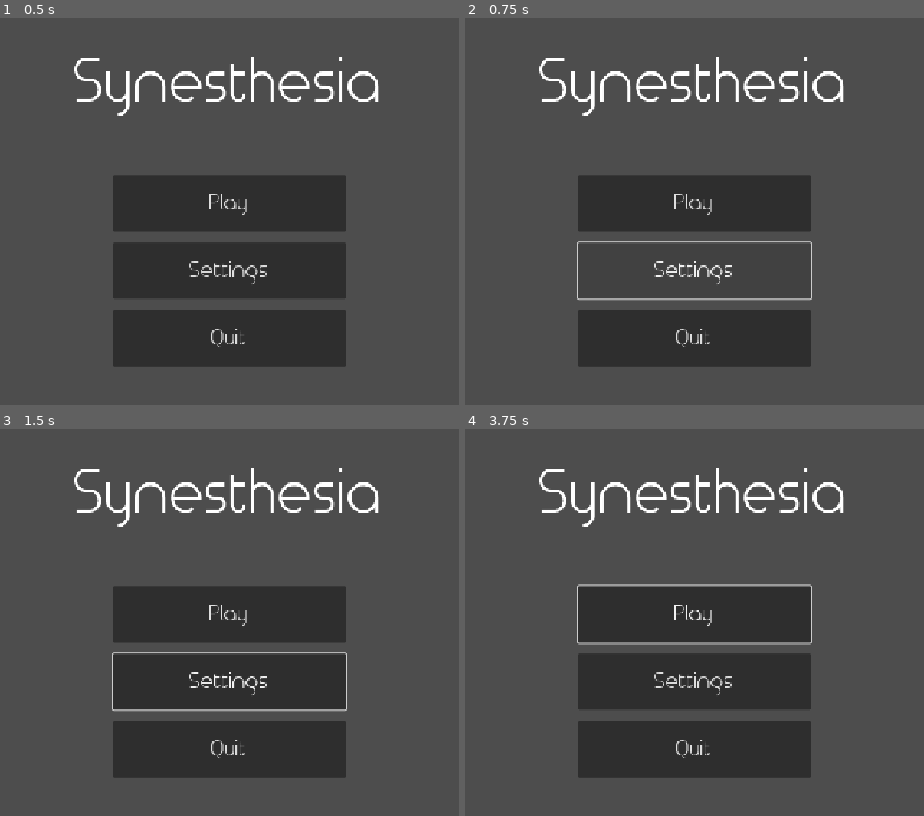
Above: before the commit, frames 1-4 (two rows, left to right).
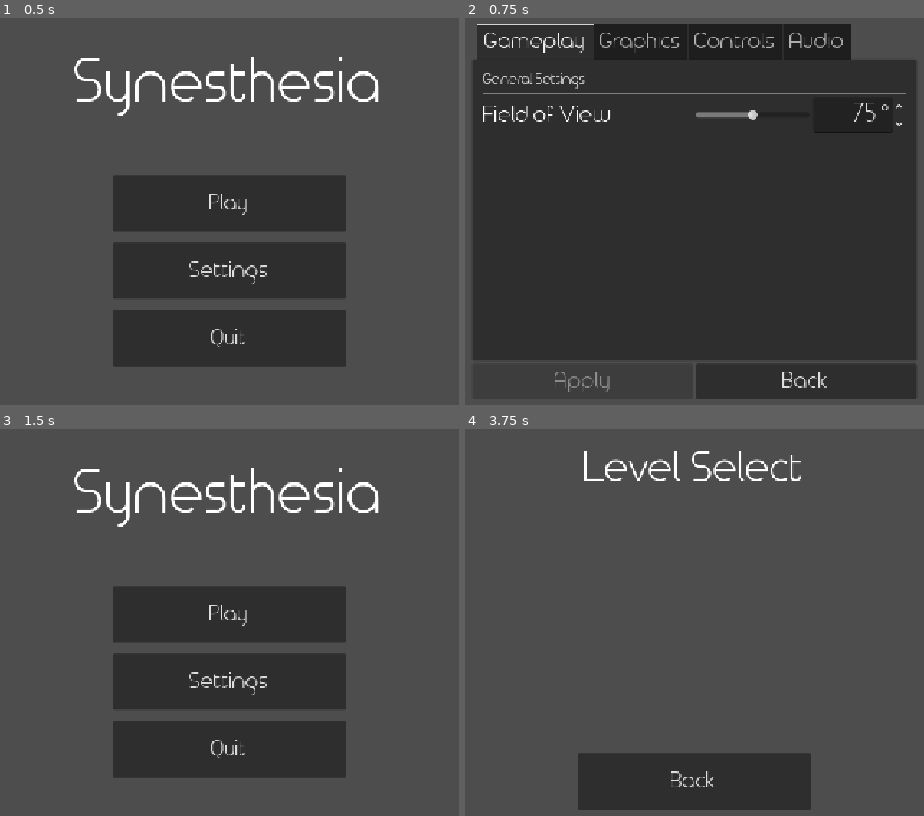
Above: after the commit, the same moments.

Repository: noahwu8888/gmtk-cogs-2025
Game: Godot game, scene res://scenes/main_menu.tscn
Same seed, same stepped clock (60 frames per second), same inputs: the game is played once before the commit and once after it. This scene is started directly instead of the project's main scene. Sound files missing from this copy of the repository are replaced by a short silence.
Inputs (mouse positions are in pixels of both pictures, inside the frame that each line leads up to):
- Up to frame 1 (0.5 s): no input
- Up to frame 2 (0.75 s): click "Settings" at 0.5 s
- Up to frame 3 (1.5 s): click (339, 792) at 1.25 s, where only the run after the commit has a clickable "Back"
- Up to frame 4 (3.75 s): click "Play" at 2 s; click (694, 614) at 2.75 s, where only the run before the commit has a clickable "Play"; tap Enter (ui_accept) at 3.5 s; move the mouse to (868, 599) at 3.52 s; hold D (p1_right) from 3.53 s (still down); tap P at 3.6 s; click (868, 599) at 3.67 s

Frame 1 is identical in both runs. In frame 2, 66% of the frame differs, in the area x 1-99%, y 1-99%; in frame 3, 0.6%; in frame 4, 26%.

Commit message:
Main Menu Almost done

Diff:
--- a/scenes/main_menu.tscn
+++ b/scenes/main_menu.tscn
@@ -1,10 +1,14 @@
-[gd_scene load_steps=6 format=3 uid="uid://bxdusb5l5srlr"]
+[gd_scene load_steps=10 format=3 uid="uid://bxdusb5l5srlr"]
 
 [ext_resource type="Theme" uid="uid://bvjqm3y3xejwp" path="res://assets/fonts/menu_theme.tres" id="1_l6cm7"]
 [ext_resource type="Script" uid="uid://c7ot2f642wxj2" path="res://scripts/ui/main_menu.gd" id="2_ekxnf"]
 [ext_resource type="PackedScene" uid="uid://px6a2dg8cawb" path="res://addons/modular-settings-menu/scenes/settings.tscn" id="3_8ln24"]
-[ext_resource type="AudioStream" uid="uid://wdyqj5r8m07j" path="res://assets/music/main_menu/Lofi Loop.wav" id="4_8ln24"]
 [ext_resource type="Script" uid="uid://chpdokkvvficn" path="res://scripts/ui/audio_visualizer.gd" id="4_wu84c"]
+[ext_resource type="Script" uid="uid://deofdsnkjeipf" path="res://scripts/music/audio_track_manager.gd" id="5_8ln24"]
+[ext_resource type="AudioStream" uid="uid://dbnushh8fgg4m" path="res://assets/music/main_menu/main_menu_1.ogg" id="6_tbmy8"]
+[ext_resource type="Script" uid="uid://dweq6snaavn3h" path="res://scripts/ui/level_select.gd" id="7_5dd4i"]
+[ext_resource type="AudioStream" uid="uid://di3pfjcvjrndn" path="res://assets/music/main_menu/main_menu_2.ogg" id="7_jk1qb"]
+[ext_resource type="AudioStream" uid="uid://d15d0sh1kxhvg" path="res://assets/music/main_menu/main_menu_3.ogg" id="8_5dd4i"]
 
 [node name="MainMenu" type="Control"]
 layout_mode = 3
@@ -15,11 +19,17 @@
 grow_vertical = 2
 theme = ExtResource("1_l6cm7")
 script = ExtResource("2_ekxnf")
+default_stream = ExtResource("6_tbmy8")
+settings_stream = ExtResource("8_5dd4i")
+level_select_stream = ExtResource("7_jk1qb")
 
 [node name="TitleScreen" type="Control" parent="."]
-anchors_preset = 0
-offset_right = 40.0
-offset_bottom = 40.0
+layout_mode = 1
+anchors_preset = 15
+anchor_right = 1.0
+anchor_bottom = 1.0
+grow_horizontal = 2
+grow_vertical = 2
 
 [node name="Title" type="RichTextLabel" parent="TitleScreen"]
 layout_mode = 1
@@ -28,10 +38,10 @@
 anchor_top = 0.5
 anchor_right = 0.5
 anchor_bottom = 0.5
-offset_left = 212.0
-offset_top = 64.0
-offset_right = 900.0
-offset_bottom = 208.0
+offset_left = -344.0
+offset_top = -240.0
+offset_right = 344.0
+offset_bottom = -96.0
 grow_horizontal = 2
 grow_vertical = 2
 pivot_offset = Vector2(344, 72)
@@ -40,31 +50,52 @@
 horizontal_alignment = 1
 
 [node name="PlayButton" type="Button" parent="TitleScreen"]
-layout_mode = 2
-offset_left = 408.0
-offset_top = 272.0
-offset_right = 744.0
-offset_bottom = 353.0
+layout_mode = 1
+anchors_preset = 8
+anchor_left = 0.5
+anchor_top = 0.5
+anchor_right = 0.5
+anchor_bottom = 0.5
+offset_left = -168.0
+offset_top = -52.0
+offset_right = 168.0
+offset_bottom = 29.0
+grow_horizontal = 2
+grow_vertical = 2
 pivot_offset = Vector2(168, 41)
 size_flags_vertical = 3
 text = "Play"
 
 [node name="SettingsButton" type="Button" parent="TitleScreen"]
-layout_mode = 2
-offset_left = 408.0
-offset_top = 369.0
-offset_right = 744.0
-offset_bottom = 450.0
+layout_mode = 1
+anchors_preset = 8
+anchor_left = 0.5
+anchor_top = 0.5
+anchor_right = 0.5
+anchor_bottom = 0.5
+offset_left = -168.0
+offset_top = 45.0
+offset_right = 168.0
+offset_bottom = 126.0
+grow_horizontal = 2
+grow_vertical = 2
 pivot_offset = Vector2(168, 41)
 size_flags_vertical = 3
 text = "Settings"
 
 [node name="QuitButton" type="Button" parent="TitleScreen"]
-layout_mode = 2
-offset_left = 408.0
-offset_top = 466.0
-offset_right = 744.0
-offset_bottom = 548.0
+layout_mode = 1
+anchors_preset = 8
+anchor_left = 0.5
+anchor_top = 0.5
+anchor_right = 0.5
+anchor_bottom = 0.5
+offset_left = -168.0
+offset_top = 142.0
+offset_right = 168.0
+offset_bottom = 224.0
+grow_horizontal = 2
+grow_vertical = 2
 pivot_offset = Vector2(168, 41)
 size_flags_vertical = 3
 text = "Quit"
@@ -72,19 +103,71 @@
 [node name="Settings" parent="." node_paths=PackedStringArray("MenuPanelRef") instance=ExtResource("3_8ln24")]
 visible = false
 layout_mode = 1
-MenuPanelRef = NodePath("../TitleScreen/Title")
+MenuPanelRef = NodePath("../TitleScreen")
+
+[node name="LevelSelect" type="Control" parent="."]
+visible = false
+layout_mode = 1
+anchors_preset = 15
+anchor_right = 1.0
+anchor_bottom = 1.0
+grow_horizontal = 2
+grow_vertical = 2
+script = ExtResource("7_5dd4i")
+
+[node name="Title" type="RichTextLabel" parent="LevelSelect"]
+layout_mode = 1
+anchors_preset = 8
+anchor_left = 0.5
+anchor_top = 0.5
+anchor_right = 0.5
+anchor_bottom = 0.5
+offset_left = -344.0
+offset_top = -292.0
+offset_right = 344.0
+offset_bottom = -148.0
+grow_horizontal = 2
+grow_vertical = 2
+pivot_offset = Vector2(344, 72)
+theme_override_font_sizes/normal_font_size = 60
+text = "Level Select"
+horizontal_alignment = 1
+vertical_alignment = 1
+
+[node name="BackButton" type="Button" parent="LevelSelect"]
+layout_mode = 1
+anchors_preset = 8
+anchor_left = 0.5
+anchor_top = 0.5
+anchor_right = 0.5
+anchor_bottom = 0.5
+offset_left = -168.0
+offset_top = 188.0
+offset_right = 168.0
+offset_bottom = 270.0
+grow_horizontal = 2
+grow_vertical = 2
+pivot_offset = Vector2(168, 41)
+size_flags_vertical = 3
+text = "Back"
 
 [node name="AudioVisualizer" type="Node" parent="." node_paths=PackedStringArray("nodes_to_move", "conditional_nodes_to_move")]
 script = ExtResource("4_wu84c")
 nodes_to_move = [NodePath("../TitleScreen/Title")]
-conditional_nodes_to_move = [NodePath("../TitleScreen/PlayButton"), NodePath("../TitleScreen/SettingsButton"), NodePath("../TitleScreen/QuitButton")]
+conditional_nodes_to_move = [NodePath("../TitleScreen/PlayButton"), NodePath("../TitleScreen/SettingsButton"), NodePath("../TitleScreen/QuitButton"), NodePath("../Settings/DiscardChangesPopup/PopupWindow/MarginContainer/VBoxContainer/HBoxContainer/YesButton"), NodePath("../Settings/DiscardChangesPopup/PopupWindow/MarginContainer/VBoxContainer/HBoxContainer/NoButton"), NodePath("../Settings/SettingsPanel/HBoxContainer/ApplyButton"), NodePath("../Settings/SettingsPanel/HBoxContainer/BackButton"), NodePath("../LevelSelect/BackButton")]
 metadata/_custom_type_script = "uid://chpdokkvvficn"
 
-[node name="AudioStreamPlayer" type="AudioStreamPlayer" parent="."]
-stream = ExtResource("4_8ln24")
+[node name="AudioTrackManager" type="Node" parent="."]
+script = ExtResource("5_8ln24")
+tracks = Array[AudioStream]([ExtResource("6_tbmy8"), ExtResource("7_jk1qb"), ExtResource("8_5dd4i")])
+metadata/_custom_type_script = "uid://deofdsnkjeipf"
+
+[node name="AudioStreamPlayer" type="AudioStreamPlayer" parent="AudioTrackManager"]
 autoplay = true
 bus = &"Music"
 
 [connection signal="pressed" from="TitleScreen/PlayButton" to="." method="_on_play_button_pressed"]
 [connection signal="pressed" from="TitleScreen/SettingsButton" to="." method="_on_settings_button_pressed"]
 [connection signal="pressed" from="TitleScreen/QuitButton" to="." method="_on_quit_button_pressed"]
+[connection signal="settings_menu_closed" from="Settings" to="." method="_on_settings_settings_menu_closed"]
+[connection signal="pressed" from="LevelSelect/BackButton" to="." method="_on_back_button_pressed"]
--- /dev/null
+++ b/scripts/ui/level_select.gd
@@ -0,0 +1,12 @@
+extends Control
+
+@export var levels : Array[Level]
+
+# Called when the node enters the scene tree for the first time.
+func _ready() -> void:
+	pass # Replace with function body.
+
+
+# Called every frame. 'delta' is the elapsed time since the previous frame.
+func _process(delta: float) -> void:
+	pass
--- a/scripts/ui/main_menu.gd
+++ b/scripts/ui/main_menu.gd
@@ -1,58 +1,45 @@
 extends Control
 
-@onready var play_button: Button = $PlayButton
-@onready var settings_button: Button = $SettingsButton
-@onready var quit_button: Button = $QuitButton
+@onready var play_button: Button = $TitleScreen/PlayButton
+@onready var settings_button: Button = $TitleScreen/SettingsButton
+@onready var quit_button: Button = $TitleScreen/QuitButton
+
+@onready var title_screen: Control = $TitleScreen
+@onready var settings_screen: SettingsMenu = $Settings
+@onready var level_select_screen: Control = $LevelSelect
+
+
+@export var default_stream : AudioStream
+@export var settings_stream : AudioStream
+@export var level_select_stream : AudioStream
+
 @onready var audio_visualizer: AudioVisualizer = $AudioVisualizer
+@onready var audio_track_manager: AudioTrackManager = $AudioTrackManager
 
 # Called when the node enters the scene tree for the first time.
 func _ready() -> void:
-	pass # Replace with function body.
-
-
-# Called every frame. 'delta' is the elapsed time since the previous frame.
-func _process(delta: float) -> void:
-	pass
+	audio_track_manager.set_active_tracks([default_stream])
 
 
 func _on_play_button_pressed() -> void:
-	pass
+	audio_track_manager.set_active_tracks([default_stream,level_select_stream])
+	title_screen.visible = false
+	level_select_screen.visible = true
+
+
+func _on_back_button_pressed() -> void:
+	audio_track_manager.set_active_tracks([default_stream])
+	title_screen.visible = true
+	level_select_screen.visible = false
 
 
 func _on_settings_button_pressed() -> void:
-	pass # Replace with function body.
+	audio_track_manager.set_active_tracks([default_stream,settings_stream])
+	title_screen.visible = false
+	settings_screen.visible = true
 
+func _on_settings_settings_menu_closed() -> void:
+	audio_track_manager.set_active_tracks([default_stream])
 
 func _on_quit_button_pressed() -> void:
 	pass # Replace with function body.
-
-#region Audio Visualizer add
-
-
-func _on_play_button_mouse_entered() -> void:
-	audio_visualizer.nodes_to_move.append(play_button)
-
-
-func _on_play_button_mouse_exited() -> void:
-	audio_visualizer.nodes_to_move.erase(play_button)
-	play_button.scale = Vector2.ONE
-
-
-func _on_settings_button_mouse_entered() -> void:
-	audio_visualizer.nodes_to_move.append(settings_button)
-
-
-func _on_settings_button_mouse_exited() -> void:
-	audio_visualizer.nodes_to_move.erase(settings_button)
-	settings_button.scale = Vector2.ONE
-
-
-func _on_quit_button_mouse_entered() -> void:
-	audio_visualizer.nodes_to_move.append(quit_button)
-
-
-func _on_quit_button_mouse_exited() -> void:
-	audio_visualizer.nodes_to_move.erase(quit_button)
-	quit_button.scale = Vector2.ONE
-
-#endregion
Not shown, added: assets/music/main_menu/main_menu_1.ogg.import
Not shown, added: assets/music/main_menu/main_menu_2.ogg.import
Not shown, added: assets/music/main_menu/main_menu_3.ogg.import
Not shown: 2 places in scenes/test/atlinx.tscn that only renumber resources
Not shown, added: scripts/ui/level_select.gd.uid
Not shown, added: assets/music/main_menu/main_menu_1.ogg
Not shown, added: assets/music/main_menu/main_menu_2.ogg
Not shown, added: assets/music/main_menu/main_menu_3.ogg
